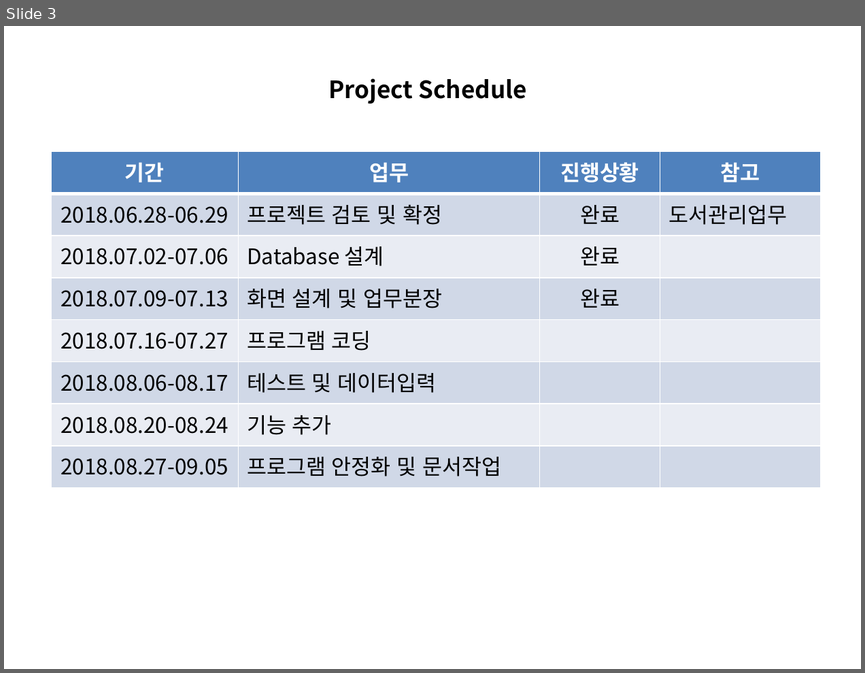
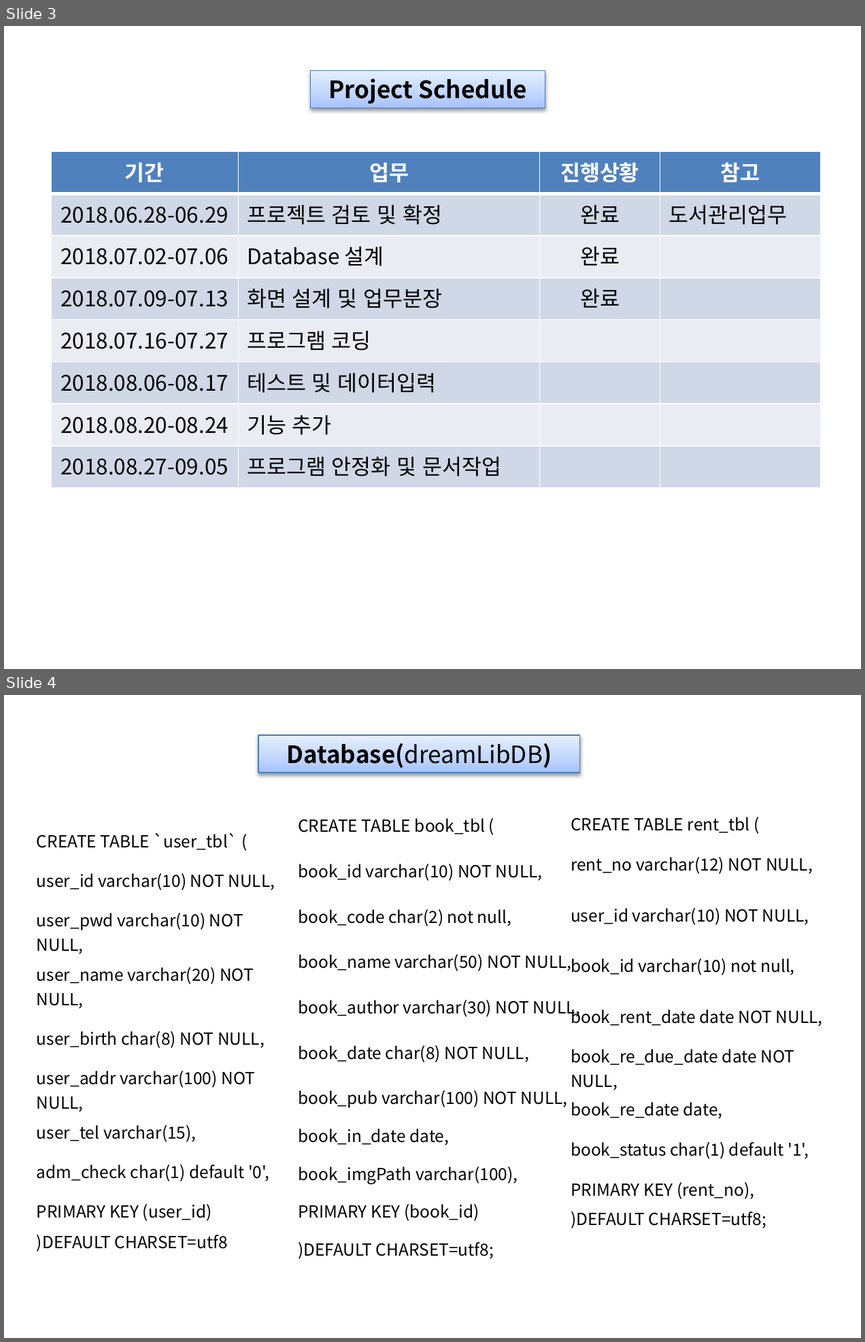
Before and after one commit to ppoyang/DreamLibrary, a slide deck: DreamLibrary.pptx. Shown one above the other, each under a label of ours: slide 3 before the commit, slides 3 and 4 after it. The pictures are 865x673 and 865x1342 pixels, drawn with LibreOffice and Linux fonts; fonts in the diff are those of the drawing. Boxes give left, top, right and bottom in pixels: in the first picture for what was removed or moved away, otherwise in the second. Text is boxed around its words. In the diff, an @@ line names an element or a change of style, - is before the commit and + after.

```diff
--- a/DreamLibrary.pptx
+++ b/DreamLibrary.pptx
@@ slide 4 added at [4, 695, 861, 1338], background #FFFFFF @@
@@ rectangle added at [258, 735, 580, 773], fill gradient #A4C4FF to #BFD4FF to #E6EEFF, outline #4B7EBC 0.75 pt, 20 pt, text #000000, bold @@
+Database(dreamLibDB)
@@ table added at [31, 795, 292, 1254], 11 rows, 1 columns @@
+
+CREATE TABLE `user_tbl` (
+user_id varchar(10) NOT NULL,
+user_pwd varchar(10) NOT NULL,
+user_name varchar(20) NOT NULL,
+user_birth char(8) NOT NULL,
+user_addr varchar(100) NOT NULL,
+user_tel varchar(15),
+adm_check char(1) default '0',
+PRIMARY KEY (user_id)
+)DEFAULT CHARSET=utf8
@@ table added at [292, 802, 587, 1289], 12 rows, 1 columns @@
+CREATE TABLE book_tbl (
+book_id varchar(10) NOT NULL,
+book_code char(2) not null,
+book_name varchar(50) NOT NULL,
+book_author varchar(30) NOT NULL,
+book_date char(8) NOT NULL,
+book_pub varchar(100) NOT NULL,
+book_in_date date,
+book_imgPath varchar(100),
+PRIMARY KEY (book_id)
+)DEFAULT CHARSET=utf8;
+
@@ table added at [566, 809, 840, 1231], 10 rows, 1 columns @@
+CREATE TABLE rent_tbl (
+rent_no varchar(12) NOT NULL,
+user_id varchar(10) NOT NULL,
+book_id varchar(10) not null,
+book_rent_date date NOT NULL,
+book_re_due_date date NOT NULL,
+book_re_date date,
+book_status char(1) default '1',
+PRIMARY KEY (rent_no),
+)DEFAULT CHARSET=utf8;
@@ slide 3 changed as well @@
@@ rectangle "Project Schedule": place and size @@
-rectangle "Project Schedule" at [328, 78, 526, 104]
+rectangle "Project Schedule" at [311, 71, 545, 108]
@@ rectangle "Project Schedule" at [311, 71, 545, 108]: fill none to gradient #A4C4FF to #BFD4FF to #E6EEFF; outline none to #4B7EBC 0.75 pt; shadow on @@
```
Also in this commit, not shown: 2 other slides changed, 4 other slides added, 1 other file.
